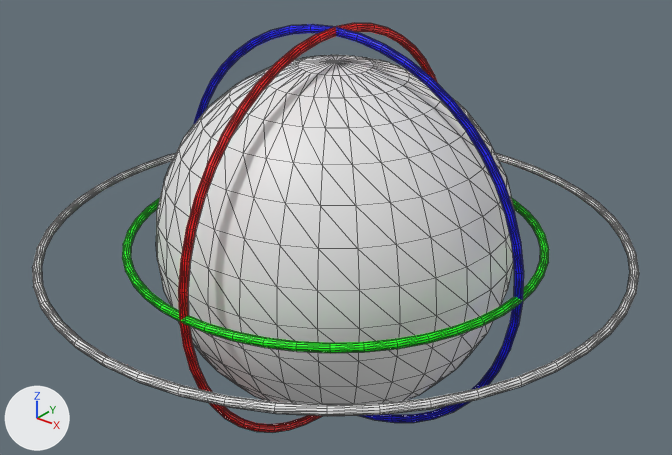
A saved change to the glTF model godot/addons/cyclops_level_builder/art/gizmos/gizmo_rotate.glb.
The view is the same before and after, from a 50 mm camera at (2.55, -3.18, 2.01) aimed at (-0.01, 0.01, 0.03). Every picture has the same lights, and +X, +Y and +Z are marked at lower left. Mesh edges are drawn as thin lines. Where no turn or scale is listed for an object, it has been applied to the vertices. Vertices at the same position are counted once.

The older version as bpy lines, for what is in view:
```python
me_sphere = bpy.data.meshes.new('Sphere')
me_sphere.from_pydata(...)  # a UV sphere (32 segments, 16 rings, poles along z) spanning x -0.86..0.86, y -0.86..0.86, z -0.86..0.86
me_sphere.materials.append(mat_material_001)  # white #e7e7e7
me_torus = bpy.data.meshes.new('Torus')
me_torus.from_pydata(...)  # a torus around z (ring radius 1.0, tube radius 0.02) spanning x -1.02..1.02, y -1.02..1.02, z -0.02..0.02
me_torus.materials.append(mat_dim_y)  # green #00ff00
me_torus_001 = bpy.data.meshes.new('Torus.001')
me_torus_001.from_pydata(...)  # a torus around x (ring radius 1.0, tube radius 0.02) spanning x -0.02..0.02, y -1.02..1.02, z -1.02..1.02
me_torus_001.materials.append(mat_dim_x)  # red #ff0000
me_torus_002 = bpy.data.meshes.new('Torus.002')
me_torus_002.from_pydata(...)  # a torus around y (ring radius 1.0, tube radius 0.02) spanning x -1.02..1.02, y -0.02..0.02, z -1.02..1.02
me_torus_002.materials.append(mat_dim_z)  # blue #0000ff
me_torus_003 = bpy.data.meshes.new('Torus.003')
me_torus_003.from_pydata(...)  # a torus around z (ring radius 1.4, tube radius 0.02) spanning x -1.42..1.42, y -1.42..1.42, z -0.02..0.02
me_torus_003.materials.append(mat_special)  # white #e7e7e7
ob_rot_axis_viewport = bpy.data.objects.new('rot_axis_viewport', me_torus_003)
ob_rot_axis_viewport.location = (0.0, 0.0, 0.0)
ob_rot_axis_x = bpy.data.objects.new('rot_axis_x', me_torus_001)
ob_rot_axis_x.location = (0.0, 0.0, 0.0)
ob_rot_axis_y = bpy.data.objects.new('rot_axis_y', me_torus)
ob_rot_axis_y.location = (0.0, 0.0, 0.0)
ob_rot_axis_z = bpy.data.objects.new('rot_axis_z', me_torus_002)
ob_rot_axis_z.location = (0.0, 0.0, 0.0)
ob_trackball = bpy.data.objects.new('trackball', me_sphere)
ob_trackball.location = (0.0, 0.0, 0.0)
```
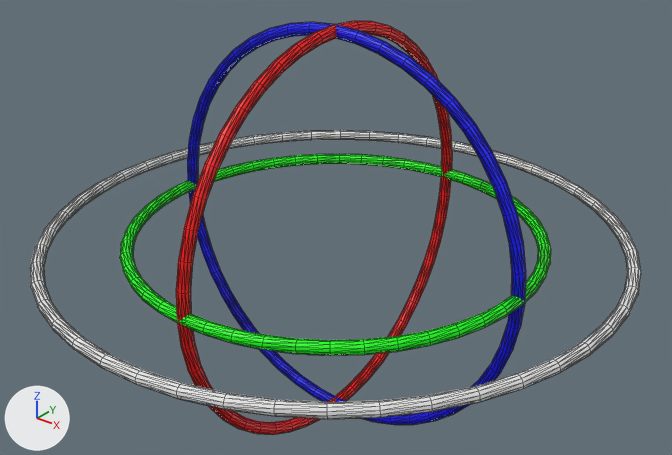
Changed parts and their boxes (x1, y1, x2, y2) in the pictures (672 x 455 px):
'trackball', deleted: before (156, 55, 514, 405)
'rot_axis_viewport', reshaped (10% taller): before (32, 153, 639, 416); after (30, 130, 641, 419)
'rot_axis_z', reshaped: before (194, 24, 524, 423); after (187, 22, 526, 425)
'rot_axis_y', reshaped: before (122, 198, 549, 353); after (120, 154, 551, 356)
'rot_axis_x', reshaped (7% wider): before (178, 23, 438, 432); after (176, 21, 453, 435)

The change, as a list of edits to the scene's bpy script:
```text
Change me_torus:
    used by ob_rot_axis_y; location = (0.0, 0.0, 0.0)
    remove me_torus.from_pydata(...)  # 576 vertices, 1152 faces; spans x -1.02..1.02, y -1.02..1.02, z -0.02..0.02
    add me_torus.from_pydata(...)  # 576 vertices, 1152 faces; spans x -1.03..1.03, y -1.03..1.03, z -0.03..0.03
    me_torus part 1: 576 of 576 vertices moved; they spanned x -1.02..1.02, y -1.02..1.02, z -0.02..0.02 and now span x -1.03..1.03, y -1.03..1.03, z -0.03..0.03; mean shift (0.0, 0.0, 0.0); largest move (0.69, 0.69, 0.01) -> (0.69, 0.69, 0.02)
Change me_torus_001:
    used by ob_rot_axis_x; location = (0.0, 0.0, 0.0)
    remove me_torus_001.from_pydata(...)  # 576 vertices, 1152 faces; spans x -0.02..0.02, y -1.02..1.02, z -1.02..1.02
    add me_torus_001.from_pydata(...)  # 576 vertices, 1152 faces; spans x -0.03..0.03, y -1.03..1.03, z -1.03..1.03
    me_torus_001 part 2: 576 of 576 vertices moved; they spanned x -0.02..0.02, y -1.02..1.02, z -1.02..1.02 and now span x -0.03..0.03, y -1.03..1.03, z -1.03..1.03; mean shift (0.0, 0.0, 0.0); largest move (0.01, 0.69, -0.69) -> (0.02, 0.69, -0.69)
Change me_torus_002:
    used by ob_rot_axis_z; location = (0.0, 0.0, 0.0)
    remove me_torus_002.from_pydata(...)  # 576 vertices, 1152 faces; spans x -1.02..1.02, y -0.02..0.02, z -1.02..1.02
    add me_torus_002.from_pydata(...)  # 576 vertices, 1152 faces; spans x -1.03..1.03, y -0.03..0.03, z -1.03..1.03
    me_torus_002 part 3: 576 of 576 vertices moved; they spanned x -1.02..1.02, y -0.02..0.02, z -1.02..1.02 and now span x -1.03..1.03, y -0.03..0.03, z -1.03..1.03; mean shift (0.0, 0.0, 0.0); largest move (0.69, 0.01, 0.69) -> (0.69, 0.02, 0.69)
Change me_torus_003:
    used by ob_rot_axis_viewport; location = (0.0, 0.0, 0.0)
    remove me_torus_003.from_pydata(...)  # 576 vertices, 1152 faces; spans x -1.42..1.42, y -1.42..1.42, z -0.02..0.02
    add me_torus_003.from_pydata(...)  # 576 vertices, 1152 faces; spans x -1.43..1.43, y -1.43..1.43, z -0.03..0.03
    me_torus_003 part 4: 576 of 576 vertices moved; they spanned x -1.42..1.42, y -1.42..1.42, z -0.02..0.02 and now span x -1.43..1.43, y -1.43..1.43, z -0.03..0.03; mean shift (0.0, 0.0, 0.0); largest move (-1.42, 0.0, 0.01) -> (-1.43, 0.0, 0.01)
Remove ob_trackball:
    ob_trackball = bpy.data.objects.new('trackball', me_sphere)
    ob_trackball.location = (0.0, 0.0, 0.0)
```
